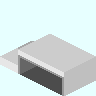
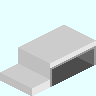
Before/after of a w=96, h=96 layered artwork. What changed in the layer stack:
showed group "W" (8 layers) over bbox(0, 25, 96, 96)
added group "Office #3" with 2 layers in group "W" over bbox(0, 64, 50, 96)
added layer "Wall_Office #3" in group "Office #3" over bbox(0, 64, 50, 96)
added layer "Wire_Office #3" in group "Office #3" over bbox(0, 65, 50, 96)
added group "Ware #3" with 3 layers in group "W" over bbox(18, 25, 96, 87)
added layer "Flour_Ware #3" in group "Ware #3" over bbox(50, 46, 96, 87)
added layer "Wall_Ware #3" in group "Ware #3" over bbox(18, 25, 96, 87)
added layer "Wire_Warehouse #3" in group "Ware #3" over bbox(18, 26, 96, 87)
added layer "Base_Plate_1x2.png #3" in group "W" over bbox(0, 25, 96, 96)
hid group "S" (8 layers) over bbox(0, 25, 96, 96)
